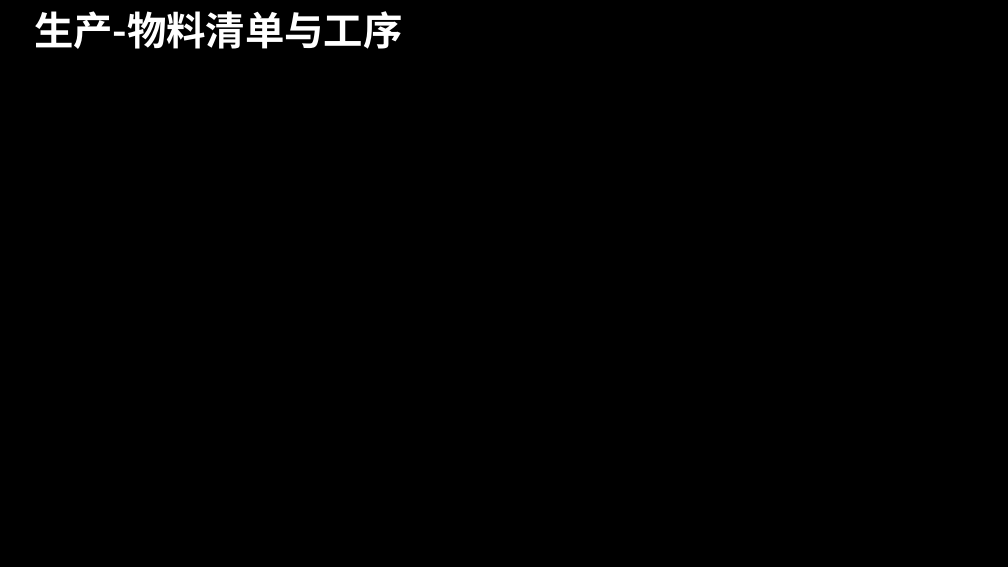
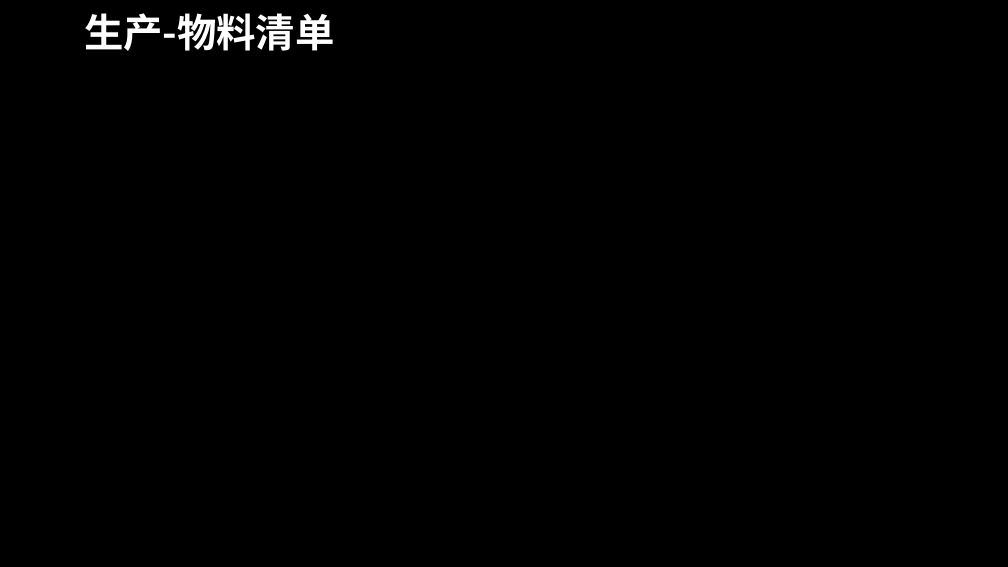
Before and after one commit to dislin/MyProject, a slide deck: slide 31 of Sinopec/Document/你的ERP.pptx (slide 29 before the commit). Drawn at 1008x567 pixels with LibreOffice and Linux fonts; fonts in the diff are those of the drawing; background and template pictures are left out. Boxes give left, top, right and bottom in pixels: in the first picture for what was removed or moved away, otherwise in the second. Text is boxed around its words. In the diff, an @@ line names an element or a change of style, - is before the commit and + after.

```diff
--- a/Sinopec/Document/你的ERP.pptx
+++ b/Sinopec/Document/你的ERP.pptx
@@ title at (84,13,334,51): text changed @@
-生产-物料清单与工序
+生产-物料清单
```
Also in this commit, not shown: 13 other slides changed, 6 slides added.
